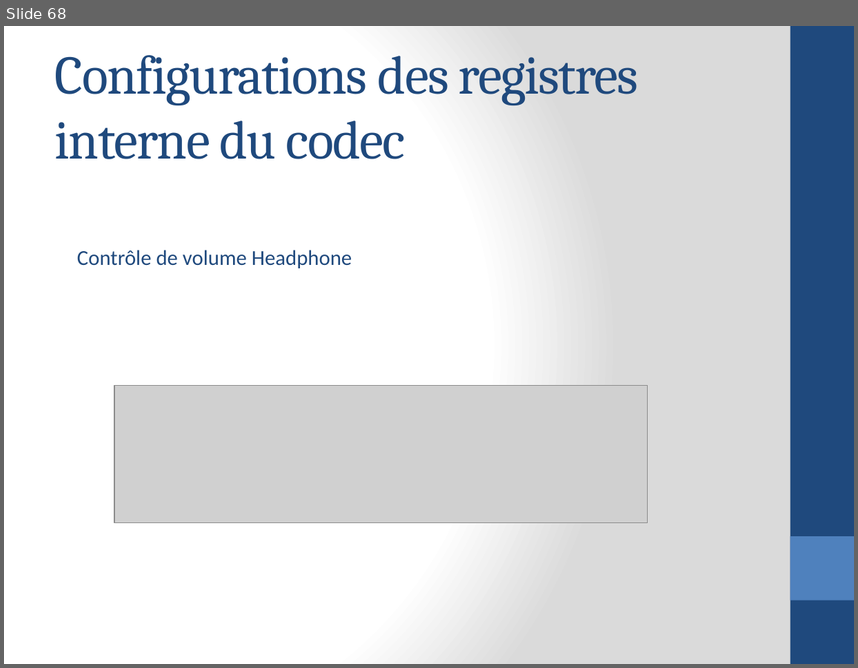
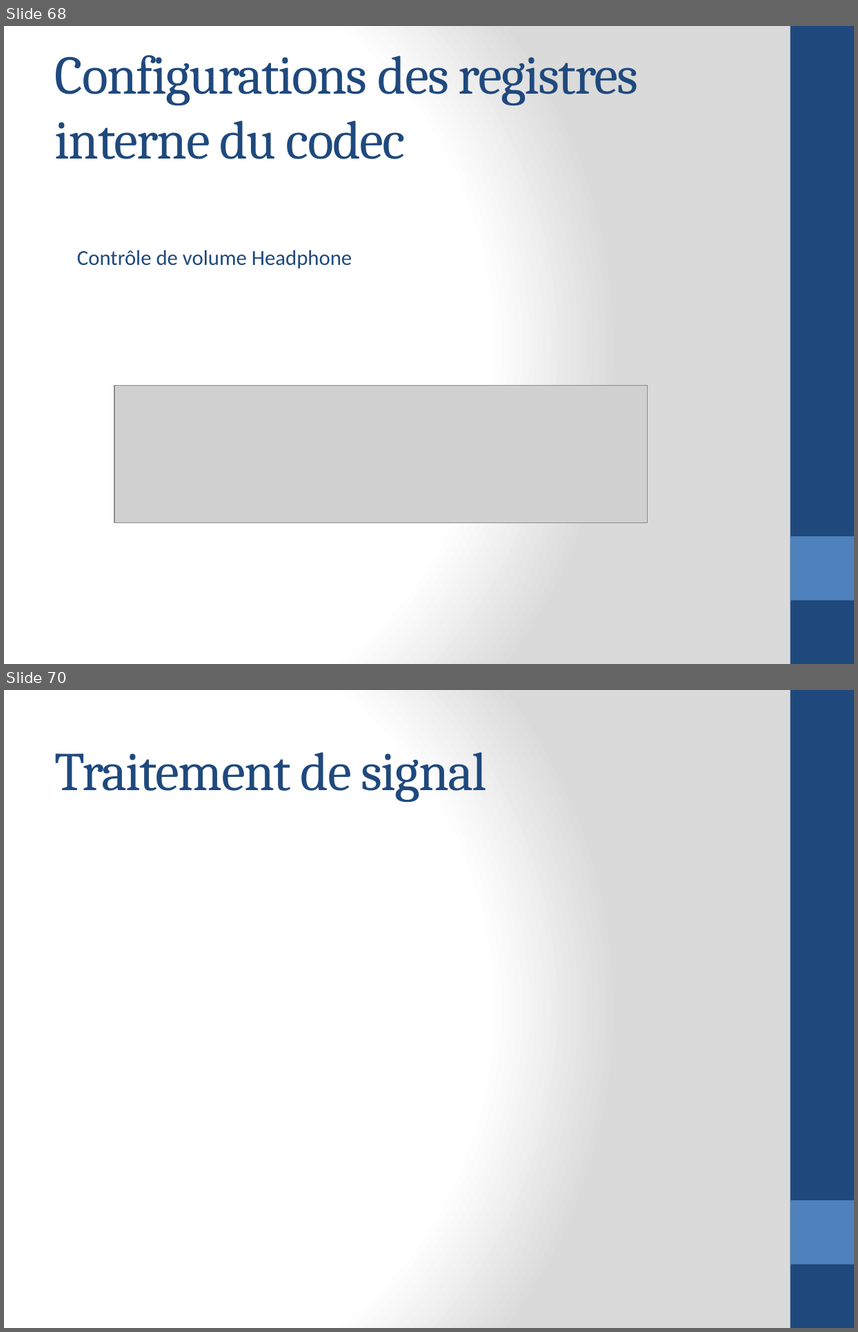
Before and after one commit to aminehatim/rapport, a slide deck: Traitement de signal audio en temps réel.pptx. Shown one above the other, each under a label of ours: slide 68 before the commit, slides 68 and 70 after it; the slides between them are not shown. The pictures are 858x668 and 858x1332 pixels, drawn with LibreOffice and Linux fonts; fonts in the diff are those of the drawing; grey boxes stand for pictures. Boxes give left, top, right and bottom in pixels: in the first picture for what was removed or moved away, otherwise in the second. Text is boxed around its words. In the diff, an @@ line names an element or a change of style, - is before the commit and + after.

```diff
--- a/Traitement de signal audio en temps réel.pptx
+++ b/Traitement de signal audio en temps réel.pptx
@@ slide 70 added at [4, 690, 854, 1328], background gradient #FFFFFF to #DADADA; not listed: 2 template elements that a slide beside it also shows @@
@@ title added at [55, 752, 487, 802], 46 pt, text #1F497D @@
+Traitement de signal
```
Also in this commit, not shown: 48 other slides added, 1 slide removed.
